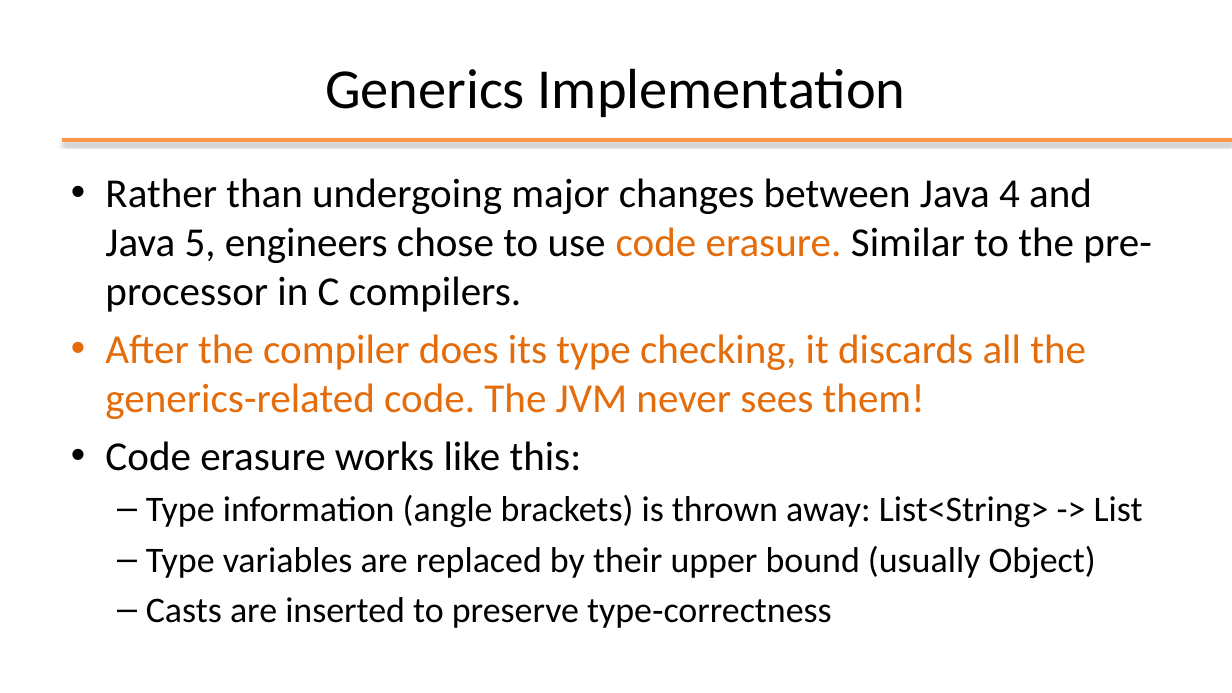
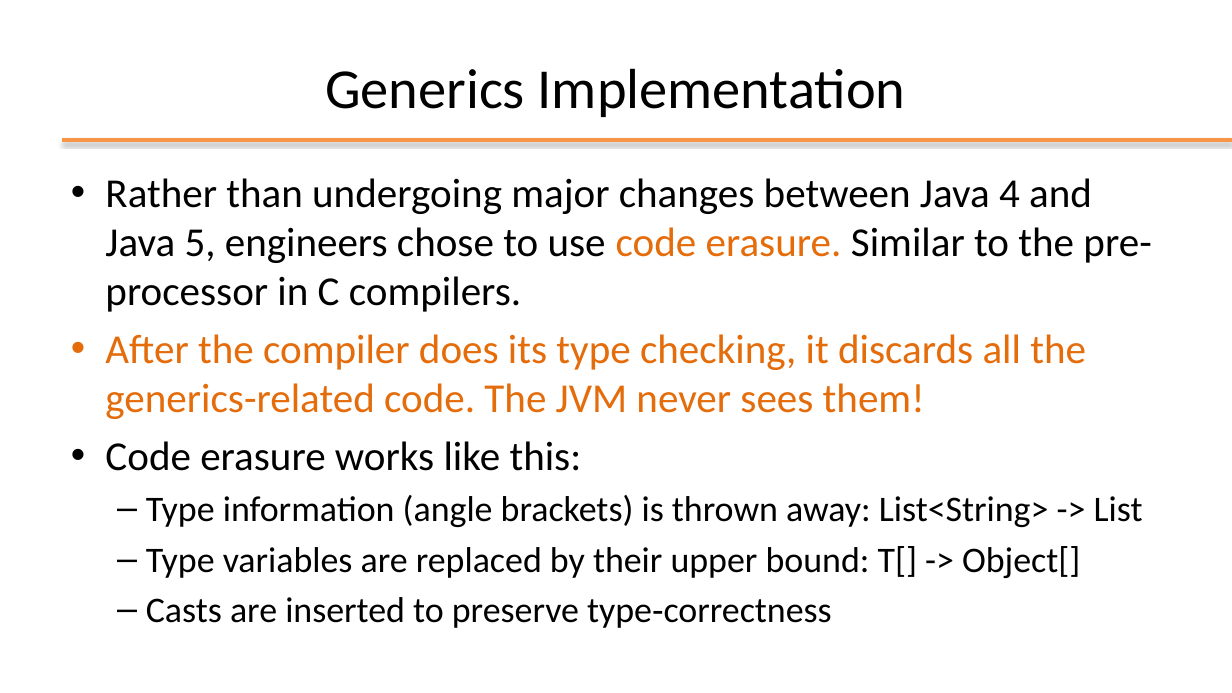
Before and after one commit to plctechnician/ooprogramming, a slide deck: slide 17 of java/slides/ppt/05 - Java Generic Data Structures.pptx. Drawn at 1232x693 pixels with LibreOffice and Linux fonts; fonts in the diff are those of the drawing; background and template pictures are left out. Boxes give left, top, right and bottom in pixels: in the first picture for what was removed or moved away, otherwise in the second. Text is boxed around its words. In the diff, an @@ line names an element or a change of style, - is before the commit and + after.

```diff
--- a/java/slides/ppt/05 - Java Generic Data Structures.pptx
+++ b/java/slides/ppt/05 - Java Generic Data Structures.pptx
@@ text at [146, 546, 1080, 578]: text changed @@
-  – Type variables are replaced by their upper bound (usually Object)
+  – Type variables are replaced by their upper bound: T[] -> Object[]
```
Also in this commit, not shown: 7 other slides changed, 8 other files.
